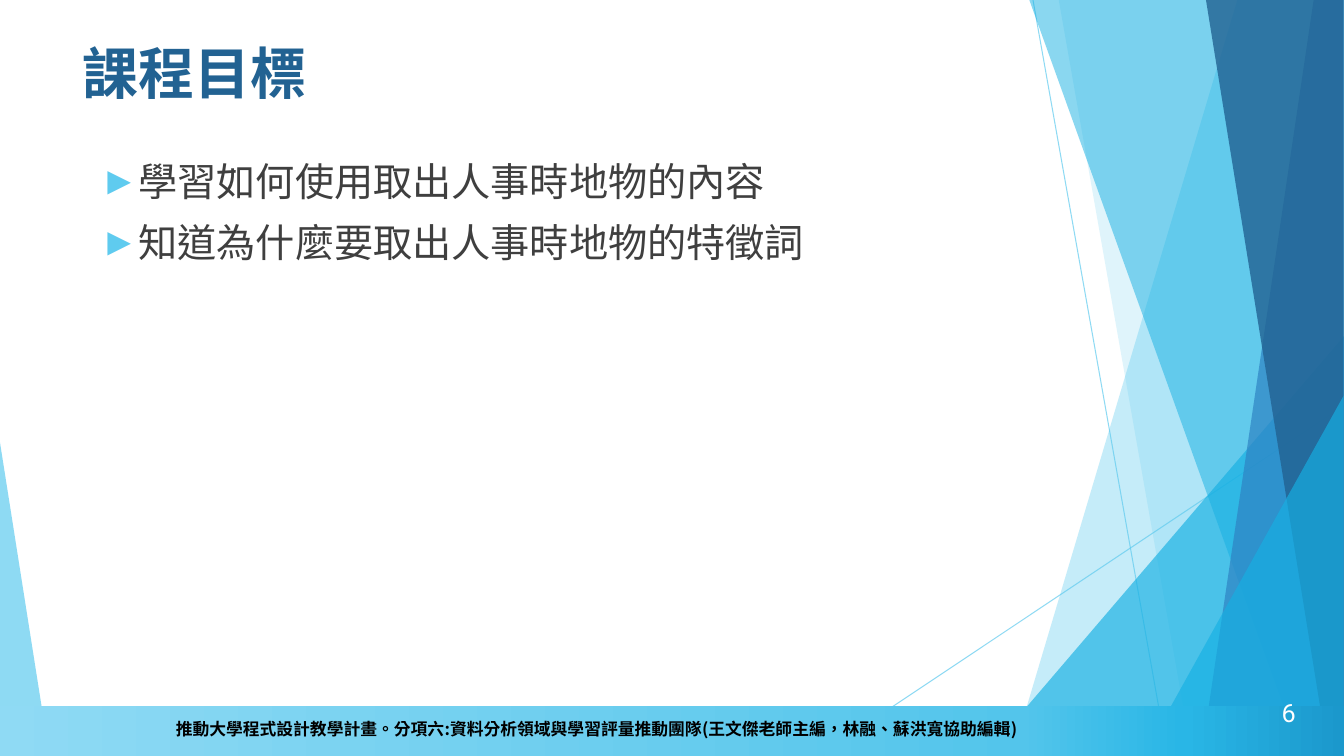
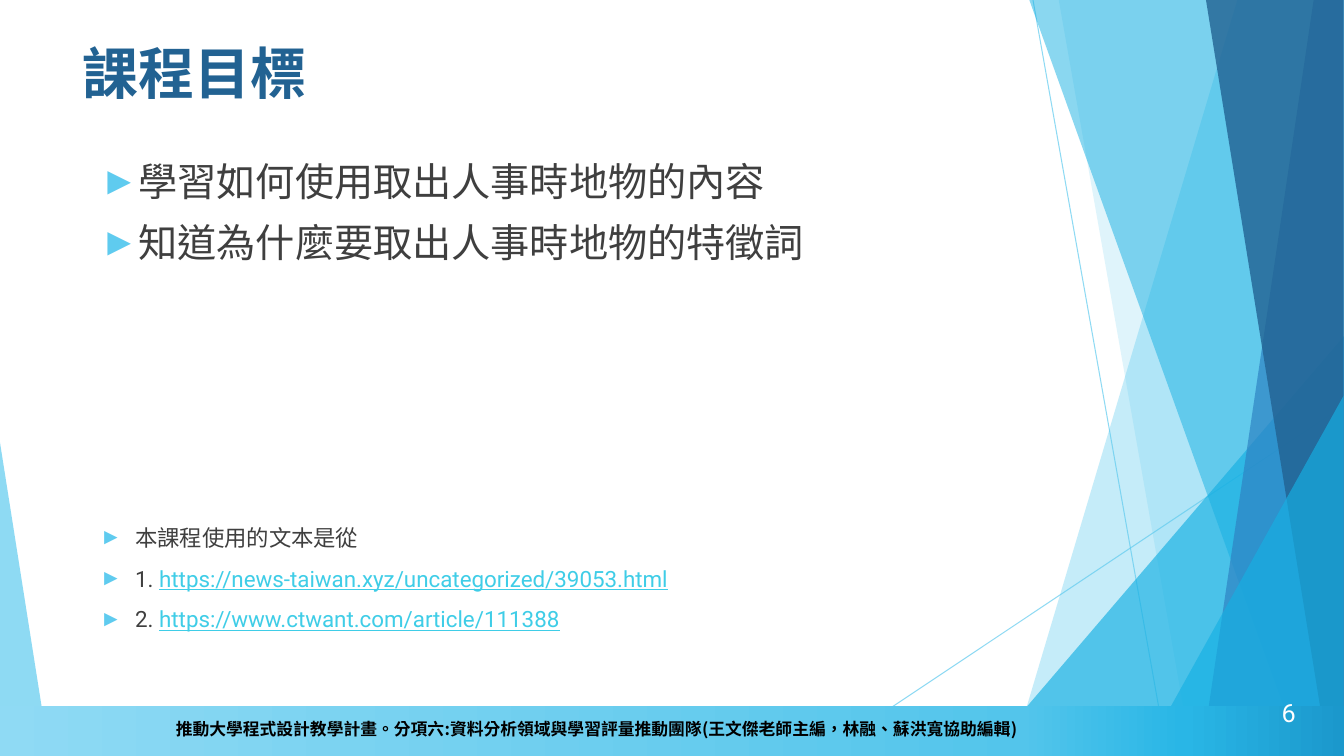
Before and after one commit to howardsukuan/textual-data-analysis-python, a slide deck: slide 6 of week03/文本分析與程式設計Week3.pptx. Drawn at 1344x756 pixels with LibreOffice and Linux fonts; fonts in the diff are those of the drawing; background and template pictures are left out. Boxes give left, top, right and bottom in pixels: in the first picture for what was removed or moved away, otherwise in the second. Text is boxed around its words. In the diff, an @@ line names an element or a change of style, - is before the commit and + after.

```diff
--- a/week03/文本分析與程式設計Week3.pptx
+++ b/week03/文本分析與程式設計Week3.pptx
@@ text at (x1=135, y1=527, x2=667, y2=632): paragraphs added @@
+► 本課程使用的文本是從
+► 1. https://news-taiwan.xyz/uncategorized/39053.html
+► 2. https://www.ctwant.com/article/111388
```
Also in this commit, not shown: 1 other slide changed, 3 other files.
